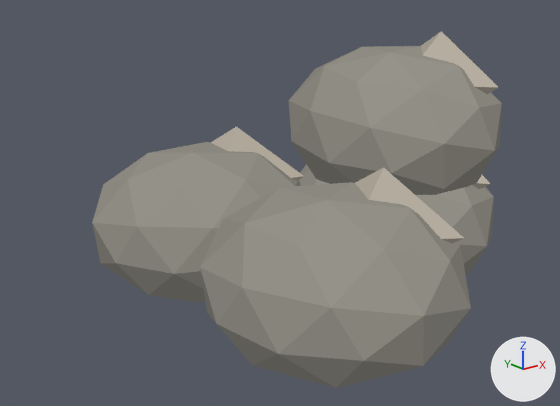
Two versions of the glTF model art/exports/pile-stone-4.gltf, one commit apart.
The view is the same before and after, from a 50 mm camera at (-0.737, -0.856, 0.521) aimed at (-0.041, 0.014, 0.172). The axes (+X, +Y, +Z) are drawn at lower right. The lights are the same throughout. The picture after the commit comes second. Vertices at exactly the same position are counted once.

Objects in the first picture: 'pile-stone-4'.
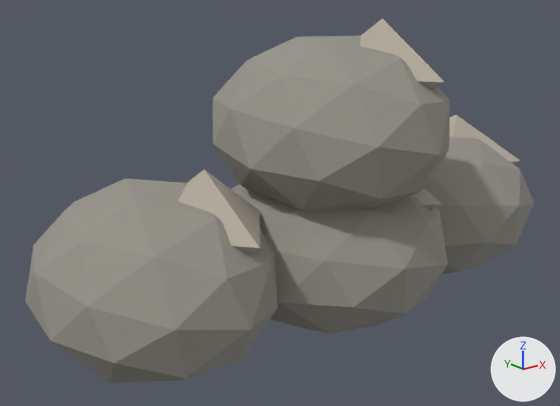
Boxes (x1, y1, x2, y2) around the edits, measured in the pictures (560 x 406 px; the box of a moved part takes in the faces that stretch with it):
'pile-stone-4', reshaped (24% wider): before (92, 31, 502, 388); after (25, 18, 534, 383)
part 1 of me_pile_stone_4, moved or reshaped: before (299, 164, 494, 275); after (25, 178, 278, 383)
part 2 of me_pile_stone_4, moved or reshaped: before (355, 168, 464, 244); after (178, 169, 260, 254)
part 3 of me_pile_stone_4, moved or reshaped: before (200, 182, 471, 388); after (231, 184, 448, 334)
part 4 of me_pile_stone_4, moved or reshaped: before (211, 127, 304, 181); after (413, 188, 442, 209)
part 5 of me_pile_stone_4, moved or reshaped: before (92, 142, 301, 302); after (424, 136, 534, 274)
part 6 of me_pile_stone_4, added: after (449, 115, 520, 164)
part 7 of me_pile_stone_4, moved or reshaped: before (289, 46, 502, 195); after (213, 36, 450, 212)
part 8 of me_pile_stone_4, added: after (360, 18, 445, 90)
part 9 of me_pile_stone_4, deleted: before (421, 31, 499, 189)

Edits to the bpy script that builds the scene:
```text
Add mat_mattepalettealbedo:
    mat_mattepalettealbedo = bpy.data.materials.new('MattePaletteAlbedo')
    mat_mattepalettealbedo.use_nodes = True; mat_mattepalettealbedo.node_tree.nodes.clear()
    _N = mat_mattepalettealbedo.node_tree.nodes; _L = mat_mattepalettealbedo.node_tree.links
    n0 = _N.new('ShaderNodeBsdfPrincipled'); n0.name = 'Principled BSDF'
    n0.inputs[2].default_value = 1.0  # 'Roughness'
    n1 = _N.new('ShaderNodeOutputMaterial'); n1.name = 'Material Output'
    n2 = _N.new('ShaderNodeVertexColor'); n2.name = 'Color Attribute'
    _L.new(n0.outputs[0], n1.inputs[0])  # 'BSDF' to 'Surface'
    _L.new(n2.outputs[0], n0.inputs[0])  # 'Color' to 'Base Color'
Change me_pile_stone_4:
    used by ob_pile_stone_4; location = (0.0, 0.0, 0.0)
    remove me_pile_stone_4.from_pydata(...)  # 191 vertices, 352 faces; spans x -0.254..0.334, y -0.328..0.324, z 0.0..0.414
    remove me_pile_stone_4.materials.append(mat_bakedpalette)
    add me_pile_stone_4.from_pydata(...)  # 192 vertices, 352 faces; spans x -0.424..0.434, y -0.227..0.182, z 0.0..0.444
    me_pile_stone_4 part 1: the loose piece of 42 vertices spanning x 0.026..0.334, y -0.182..0.182, z 0.0..0.238 is moved by (-0.45, 0.0, 0.0), in mat_mattepalettealbedo
    me_pile_stone_4 part 2: the loose piece of 6 vertices spanning x -0.106..0.066, y -0.285..-0.067, z 0.113..0.263 is turned -17 degrees about the z axis through its middle, then moved by (-0.189, 0.136, 0.001), in mat_mattepalettealbedo
    me_pile_stone_4 part 3: the loose piece of 42 vertices spanning x -0.252..0.072, y -0.328..0.016, z 0.0..0.236 is moved by (0.09, 0.111, 0.0), in mat_mattepalettealbedo
    me_pile_stone_4 part 4: the loose piece of 6 vertices spanning x -0.091..0.057, y 0.063..0.251, z 0.113..0.263 is turned -17 degrees about the z axis through its middle, then moved by (0.087, -0.222, 0.0), in mat_mattepalettealbedo
    me_pile_stone_4 part 5: the loose piece of 42 vertices spanning x -0.254..0.074, y -0.012..0.324, z 0.0..0.236 is moved by (0.36, -0.156, 0.0), in mat_mattepalettealbedo
    me_pile_stone_4 part 6: the loose piece of 6 vertices spanning x -0.091..0.057, y 0.063..0.251, z 0.113..0.263 is copied, and the copy is moved by (0.36, -0.156, 0.0), in mat_mattepalettealbedo; it spans x 0.269..0.417, y -0.093..0.096, z 0.113..0.263
    me_pile_stone_4 part 7: the loose piece of 42 vertices spanning x 0.026..0.334, y -0.182..0.182, z 0.15..0.388 is moved by (-0.18, -0.045, 0.03), in mat_mattepalettealbedo
    me_pile_stone_4 part 8: the loose piece of 6 vertices spanning x -0.106..0.066, y -0.285..-0.067, z 0.113..0.263 is copied, and the copy is turned -17 degrees about the z axis through its middle, then moved by (0.081, 0.091, 0.181), in mat_mattepalettealbedo; it spans x -0.029..0.151, y -0.2..0.03, z 0.294..0.444
    me_pile_stone_4 part 9: the loose piece of 11 vertices spanning x 0.151..0.331, y -0.155..0.075, z 0.114..0.414 is deleted
    add me_pile_stone_4.materials.append(mat_mattepalettealbedo)
```
